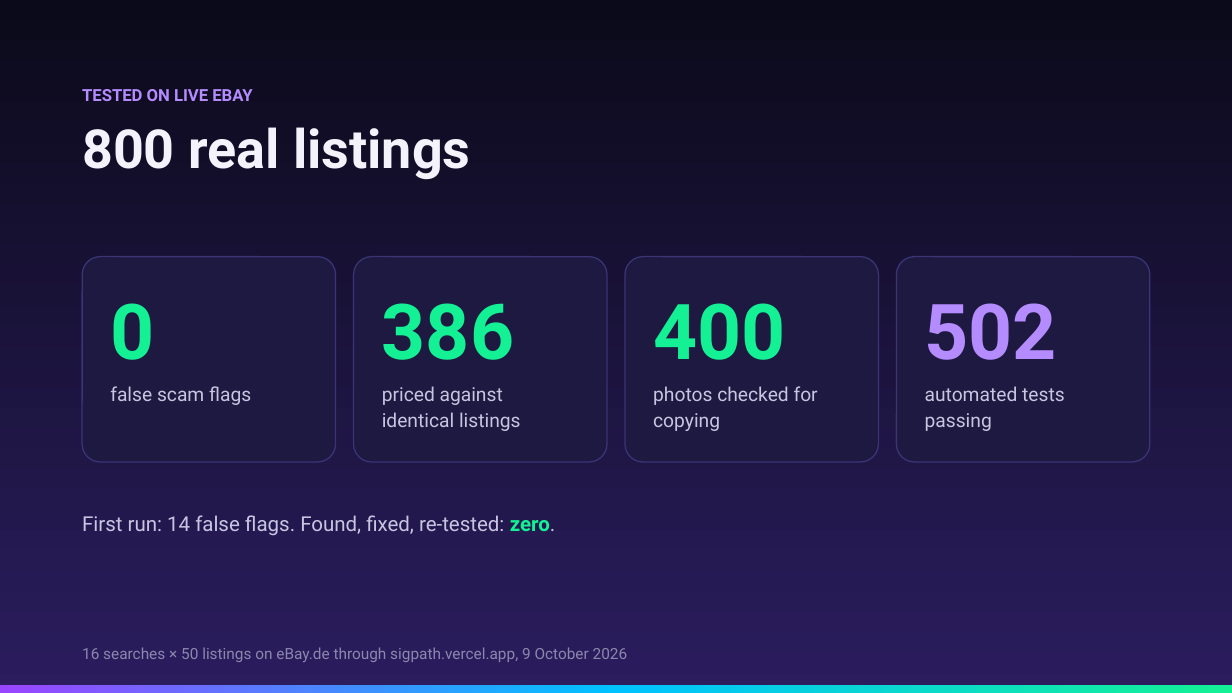
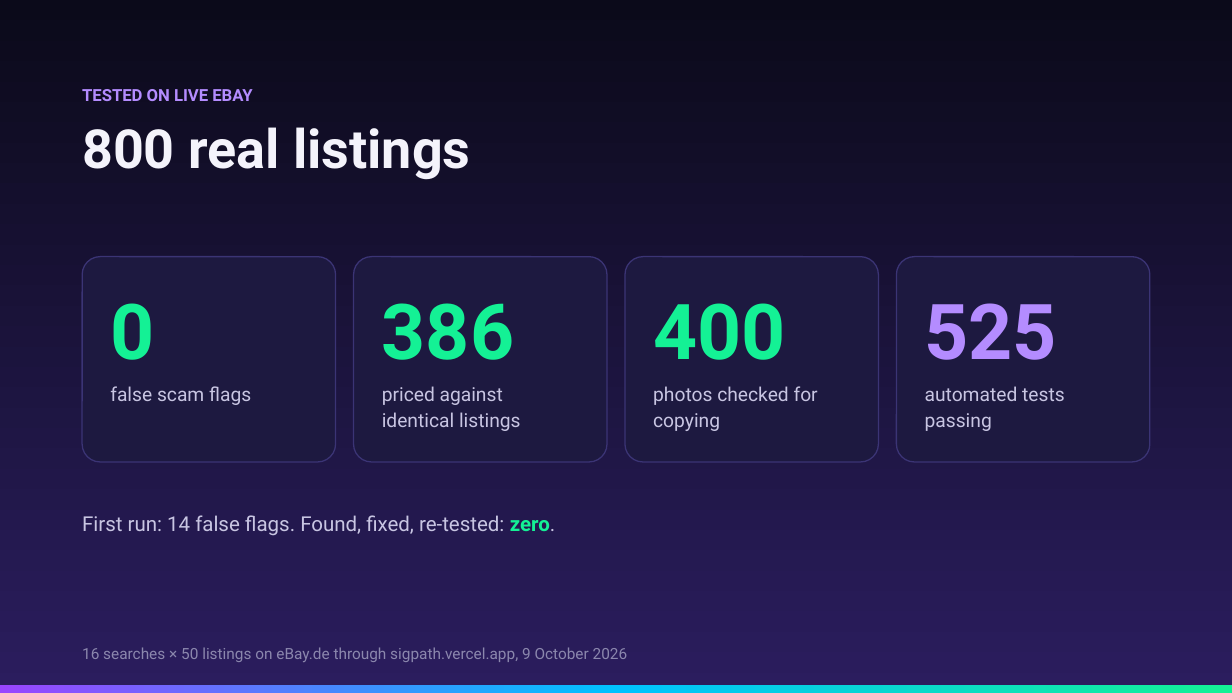
Before and after one commit to yc82628/sigpath, a slide deck: slide 7 of SigPath-Pitch-2min.pptx. Drawn at 1232x693 pixels with LibreOffice and Linux fonts; fonts in the diff are those of the drawing. Boxes give left, top, right and bottom in pixels: in the first picture for what was removed or moved away, otherwise in the second. Text is boxed around its words. In the diff, an @@ line names an element or a change of style, - is before the commit and + after.

```diff
--- a/SigPath-Pitch-2min.pptx
+++ b/SigPath-Pitch-2min.pptx
@@ text at box(925, 303, 1057, 360): text changed @@
-502
+525
```
